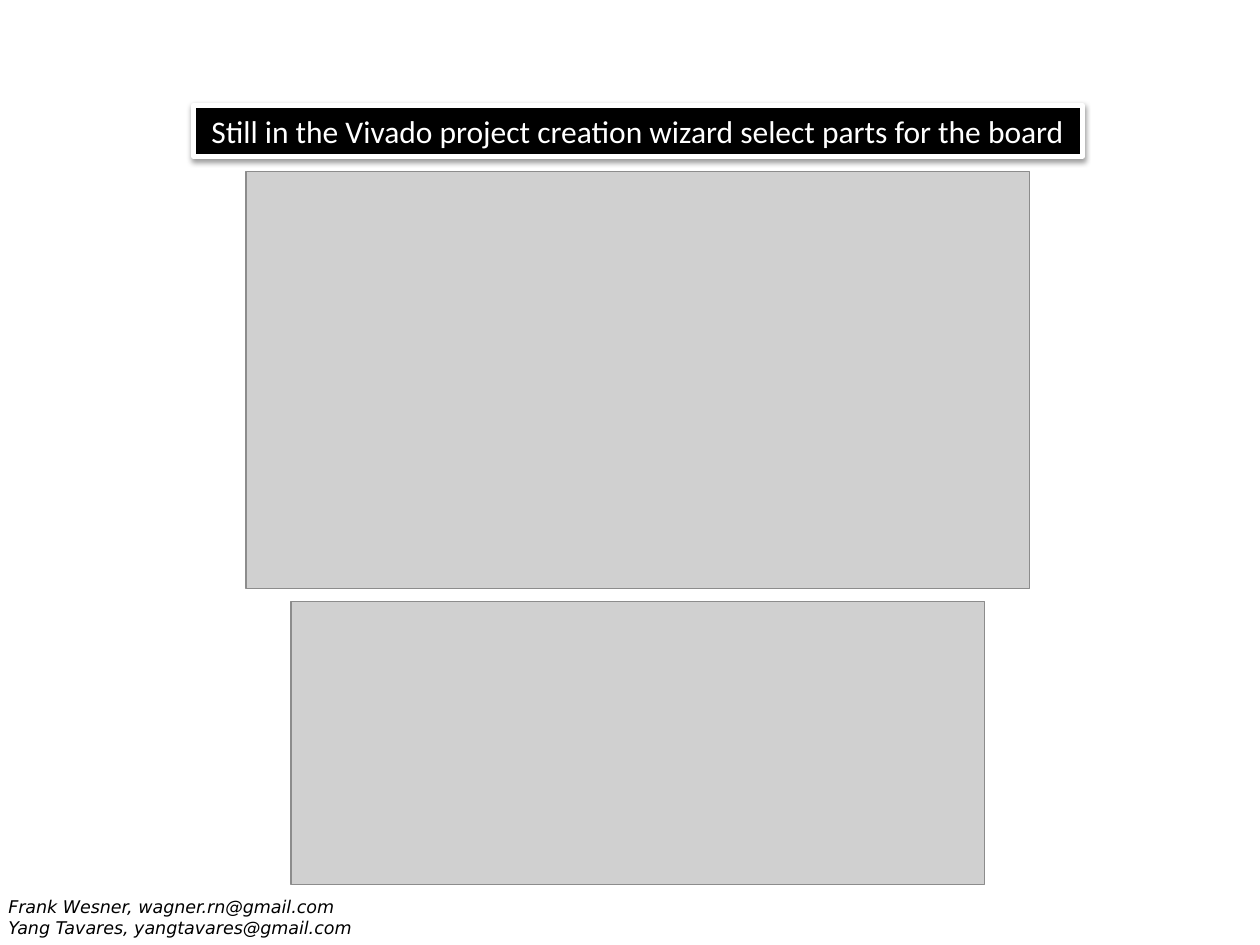
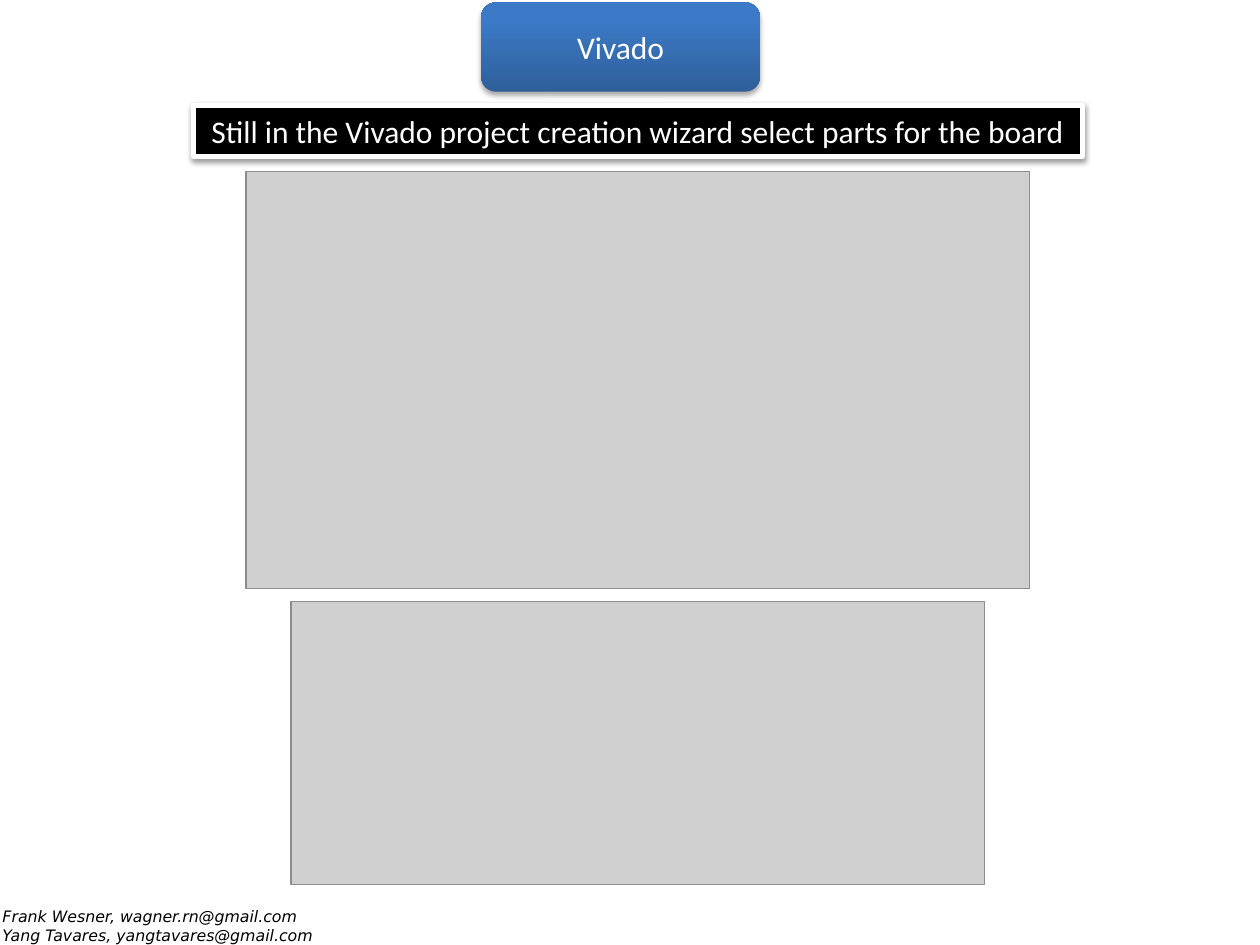
Before and after one commit to wagnerrn/pynq-primenumber, a slide deck: slide 19 of misc/primenumber.pptx (slide 18 before the commit). Drawn at 1260x945 pixels with LibreOffice and Linux fonts; fonts in the diff are those of the drawing; grey boxes stand for pictures; background and template pictures are left out. Boxes give left, top, right and bottom in pixels: in the first picture for what was removed or moved away, otherwise in the second. Text is boxed around its words. In the diff, an @@ line names an element or a change of style, - is before the commit and + after.

```diff
--- a/misc/primenumber.pptx
+++ b/misc/primenumber.pptx
@@ rounded rectangle added at (481,3,760,92), fill gradient #2F5F99 to #3D7CC7 to #3A7CCB, 18 pt, text #FFFFFF @@
+Vivado
@@ text "Frank Wesner, wagner.rn@gmail.com": place and size @@
-text "Frank Wesner, wagner.rn@gmail.com" at (8,899,351,938)
+text "Frank Wesner, wagner.rn@gmail.com" at (2,910,312,944)
@@ text "Frank Wesner, wagner.rn@gmail.com" at (2,910,312,944): size 10 to 9 pt @@
```
Also in this commit, not shown: 32 other slides changed, 2 slides added, 1 slide removed, 1 other file.
